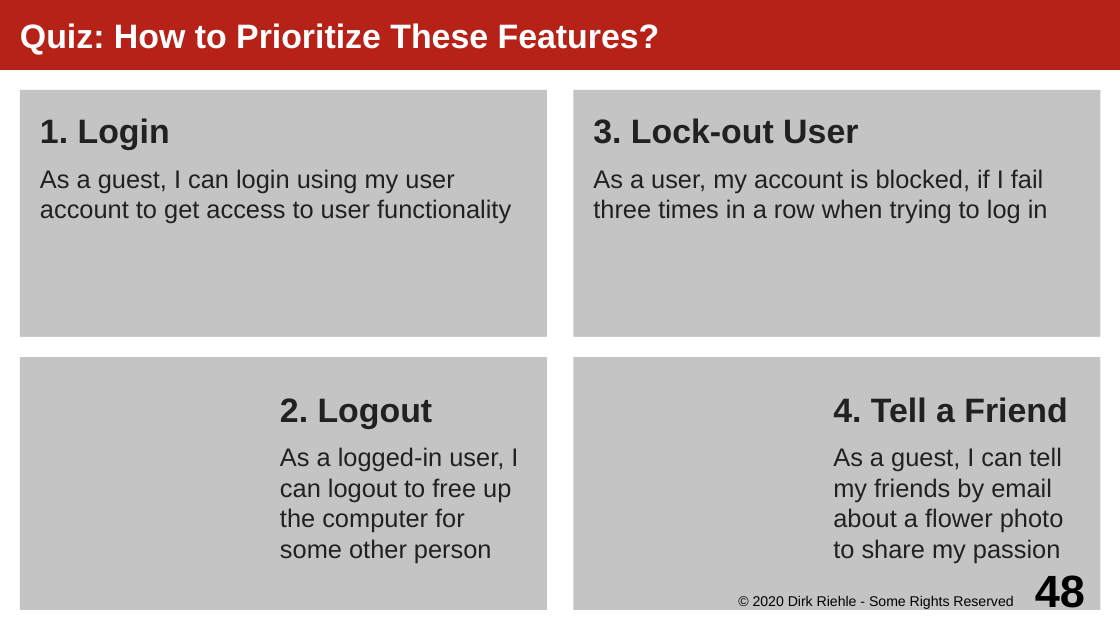
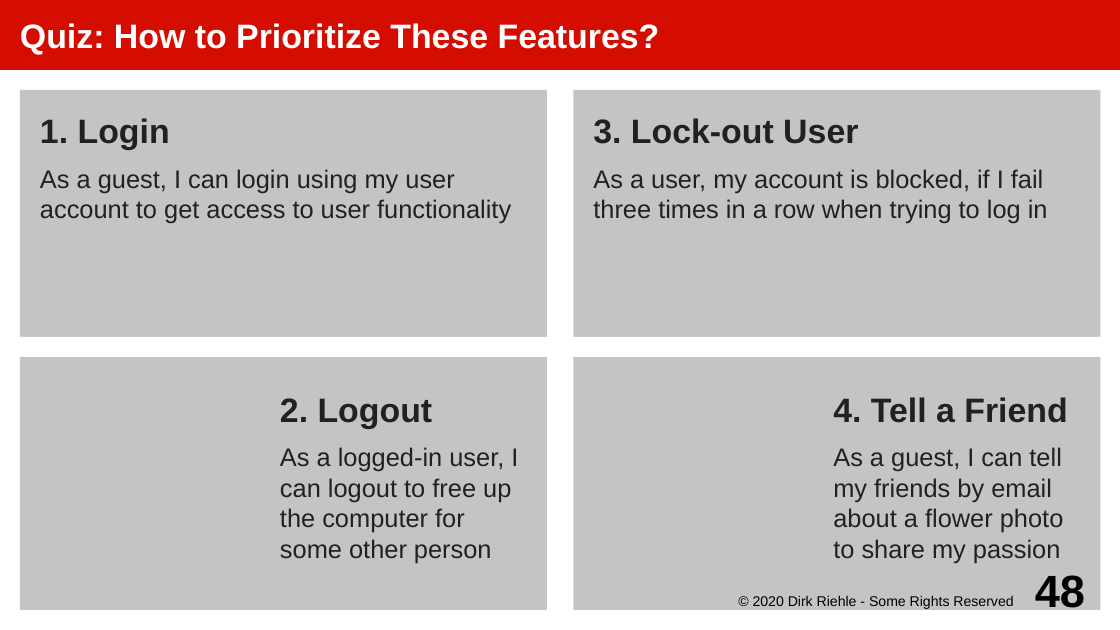
Before and after one commit to dirkriehle/amos-course, a slide deck: slide 48 of Lecture slides/AMOS D01 - Product Management.odp. Drawn at 1120x630 pixels with LibreOffice and Linux fonts; fonts in the diff are those of the drawing. Boxes give left, top, right and bottom in pixels: in the first picture for what was removed or moved away, otherwise in the second. Text is boxed around its words. In the diff, an @@ line names an element or a change of style, - is before the commit and + after.

```diff
--- a/Lecture slides/AMOS D01 - Product Management.odp
+++ b/Lecture slides/AMOS D01 - Product Management.odp
@@ title "Quiz: How to Prioritize These ..." at (0, 0, 1120, 70): fill #B62118 to #D50D01 @@
```
Also in this commit, not shown: 2 other slides changed, 3 other files.
